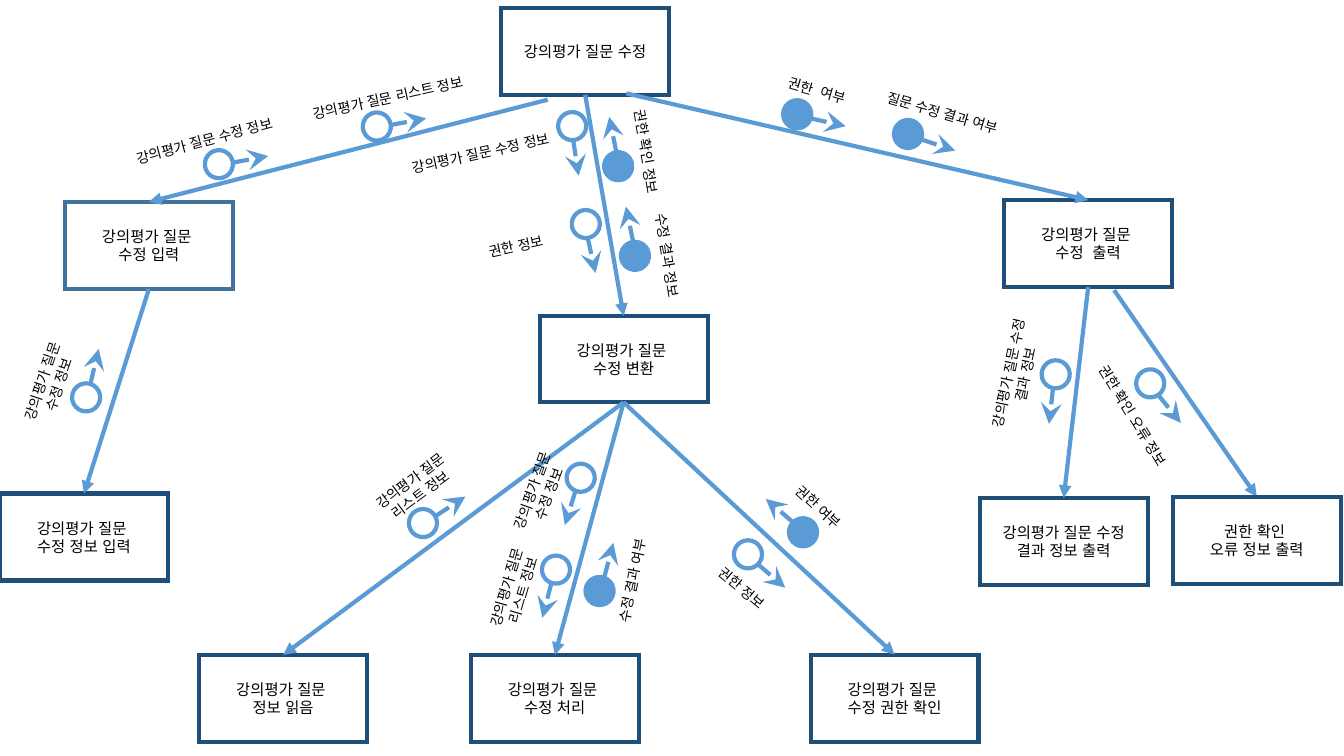
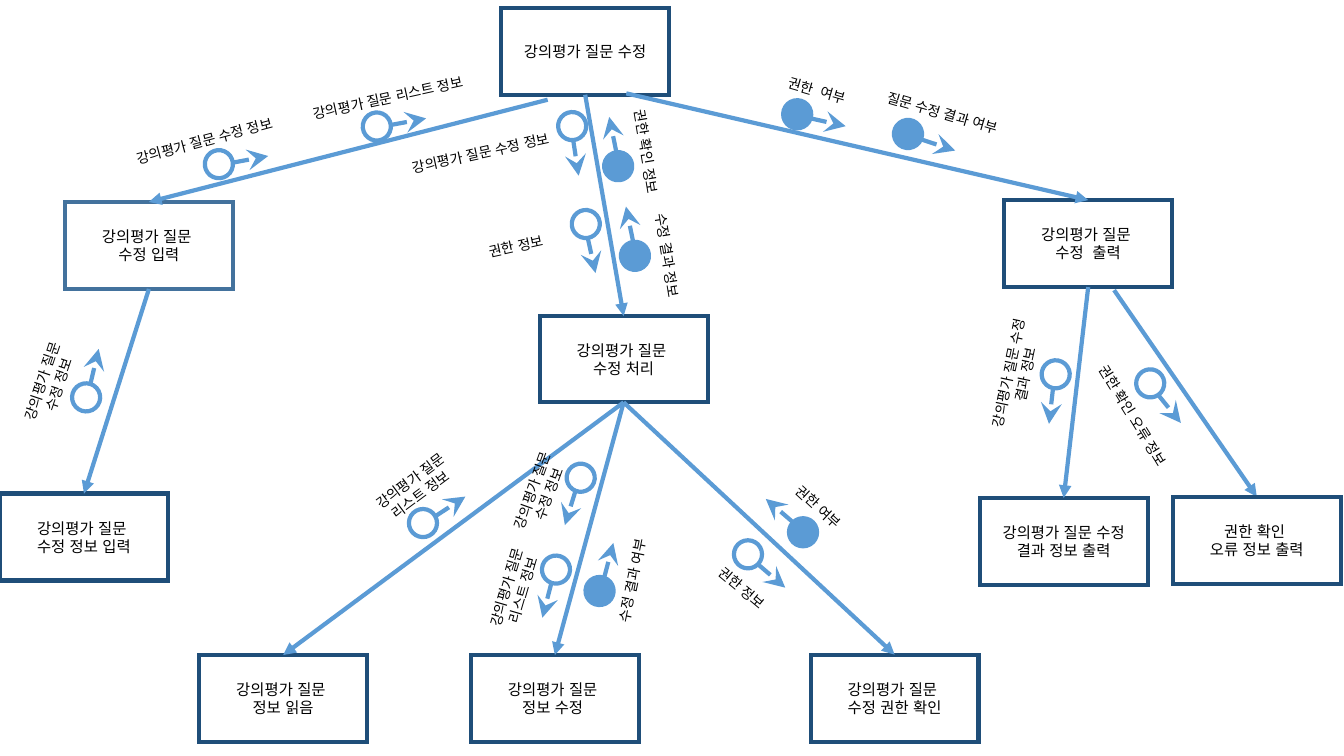
Before and after one commit to se04/se04, a slide deck: slide 1 of SDD 관련 자료/작업 결과물/프로그램 구조도(트랜스폼, 트랜젝션)/강의평가 질문 수정.pptx. Drawn at 1344x756 pixels with LibreOffice and Linux fonts; fonts in the diff are those of the drawing. Boxes give left, top, right and bottom in pixels: in the first picture for what was removed or moved away, otherwise in the second. Text is boxed around its words. In the diff, an @@ line names an element or a change of style, - is before the commit and + after.

Commit message:
모듈명세서 수정

```diff
--- a/SDD 관련 자료/작업 결과물/프로그램 구조도(트랜스폼, 트랜젝션)/강의평가 질문 수정.pptx
+++ b/SDD 관련 자료/작업 결과물/프로그램 구조도(트랜스폼, 트랜젝션)/강의평가 질문 수정.pptx
@@ text in rectangle at [593,361,654,376]: text changed @@
-수정 변환
+수정 처리
@@ text in rectangle at [522,700,583,715]: text changed @@
-수정 처리
+정보 수정
```
Also in this commit, not shown: 1 other file.
